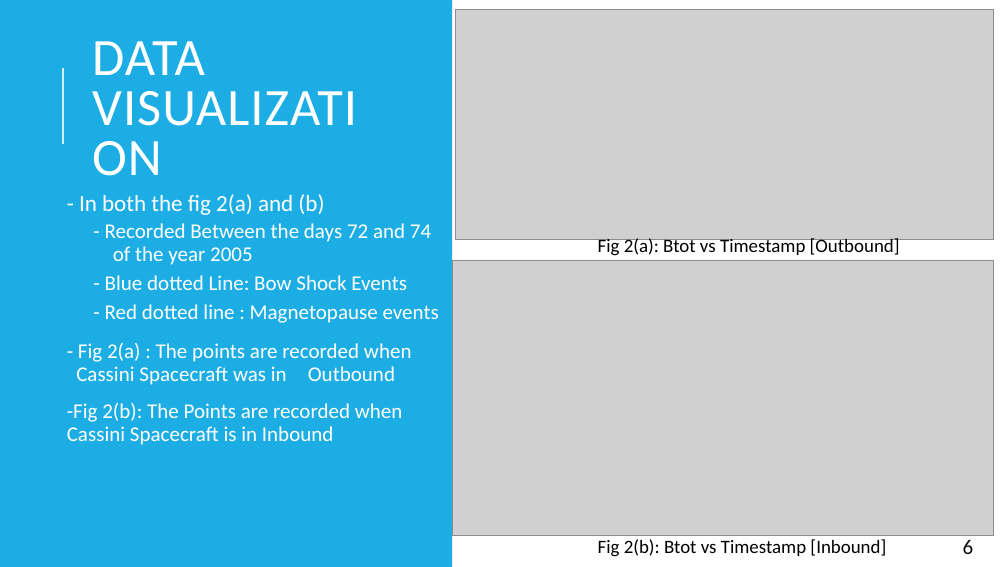
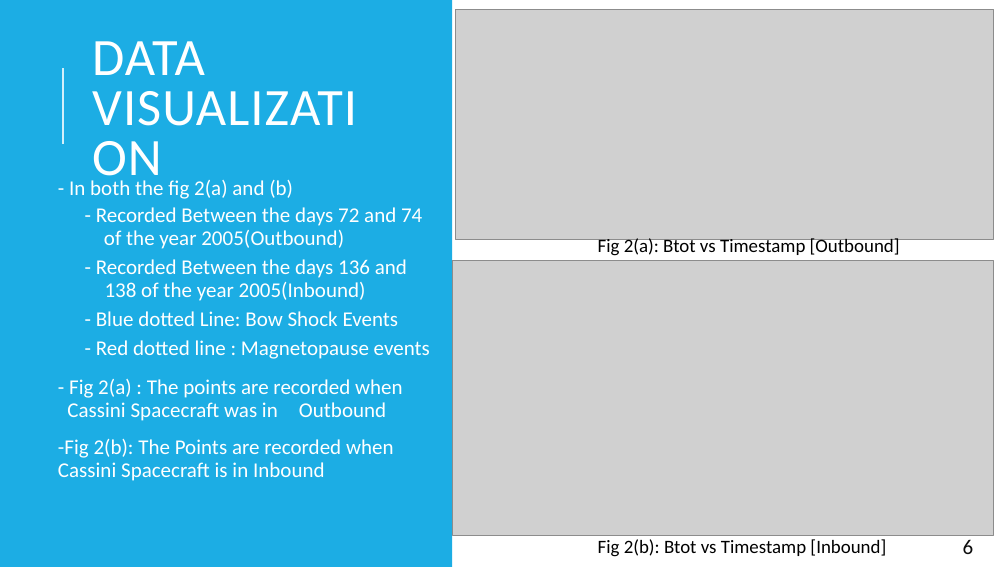
Before and after one commit to matty1203/r_cubicplot, a slide deck: slide 6 of Classification of bow shock event positions from Magnetic.pptx. Drawn at 1008x567 pixels with LibreOffice and Linux fonts; fonts in the diff are those of the drawing; grey boxes stand for pictures. Boxes give left, top, right and bottom in pixels: in the first picture for what was removed or moved away, otherwise in the second. Text is boxed around its words. In the diff, an @@ line names an element or a change of style, - is before the commit and + after.

```diff
--- a/Classification of bow shock event positions from Magnetic.pptx
+++ b/Classification of bow shock event positions from Magnetic.pptx
@@ text "- In both the fig ...": place and size @@
-text "- In both the fig ..." at box(67, 194, 439, 445)
+text "- In both the fig ..." at box(58, 180, 430, 481)
@@ text at box(69, 180, 293, 199): size 22 to 20 pt in "- In both the fig 2(a) and ..." @@
@@ text at box(80, 207, 422, 301): text changed @@
-  • - Recorded Between the days 72 and 74 ---of the year 2005
+  • - Recorded Between the days 72 and 74 ---of the year 2005(Outbound)
+  • - Recorded Between the days 136 and sss138 of the year 2005(Inbound)
```
Also in this commit, not shown: 5 other slides changed.
